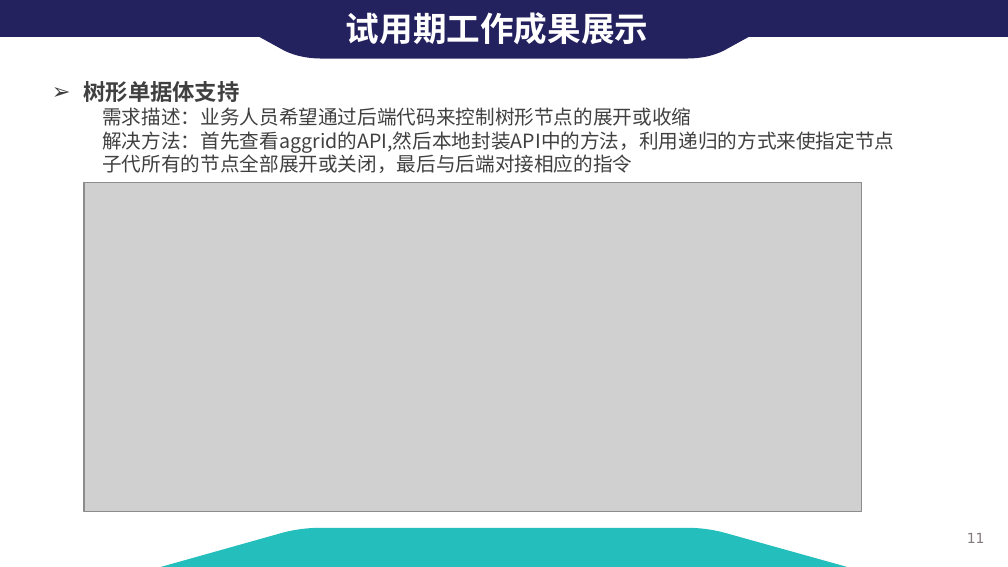
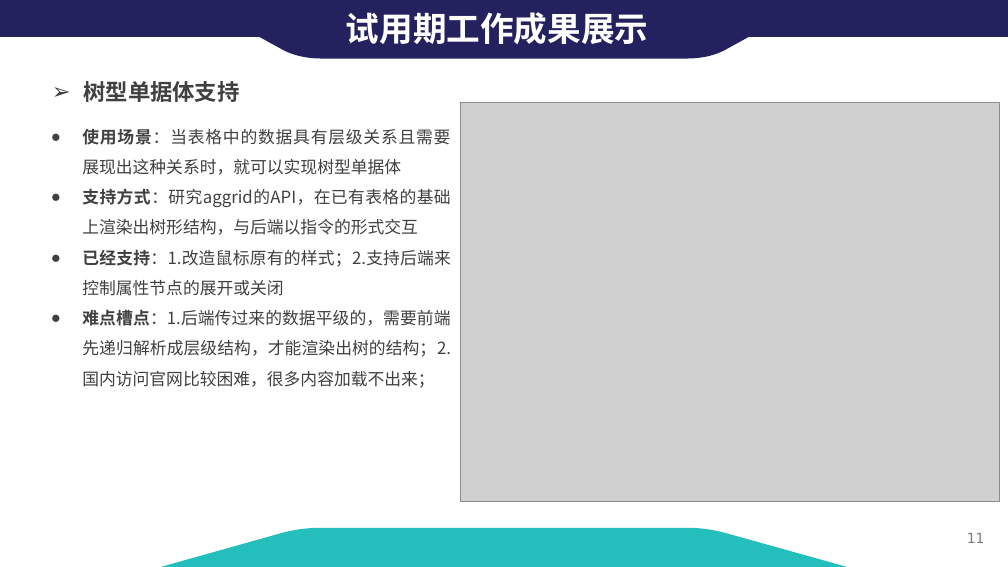
Before and after one commit to careyke/zhuangzheng, a slide deck: slide 11 of 转正评审-柯创.pptx. Drawn at 1008x567 pixels with LibreOffice and Linux fonts; fonts in the diff are those of the drawing; grey boxes stand for pictures; background and template pictures are left out. Boxes give left, top, right and bottom in pixels: in the first picture for what was removed or moved away, otherwise in the second. Text is boxed around its words. In the diff, an @@ line names an element or a change of style, - is before the commit and + after.

```diff
--- a/转正评审-柯创.pptx
+++ b/转正评审-柯创.pptx
@@ text removed at (x1=83, y1=81, x2=894, y2=173) @@
-➢ 树形单据体支持
-需求描述：业务人员希望通过后端代码来控制树形节点的展开或收缩
-解决方法：首先查看aggrid的API,然后本地封装API中的方法，利用递归的方式来使指定节点 子代所有的节点全部展开或关闭，最后与后端对接相应的指令
@@ text added at (x1=83, y1=81, x2=239, y2=102), 16 pt, text #404040, bold @@
+➢ 树型单据体支持
@@ picture resized from (x1=84, y1=182, x2=861, y2=512) to (x1=461, y1=102, x2=999, y2=502) @@
@@ text added at (x1=82, y1=129, x2=451, y2=388), 12 pt, text #404040 @@
+● 使用场景：当表格中的数据具有层级关系且需要展现出这种关系时，就可以实现树型单据体
+● 支持方式：研究aggrid的API，在已有表格的基础上渲染出树形结构，与后端以指令的形式交互
+● 已经支持：1.改造鼠标原有的样式；2.支持后端来控制属性节点的展开或关闭
+● 难点槽点：1.后端传过来的数据平级的，需要前端先递归解析成层级结构，才能渲染出树的结构；2.国内访问官网比较困难，很多内容加载不出来；
```
Also in this commit, not shown: 2 other slides changed, 2 slides added, 1 slide removed, 1 other file.
